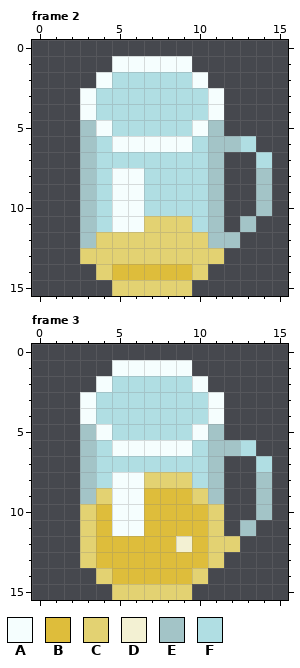
Pixel-art file, stored at art/beer-glass-lg.aseprite. Above is the file before it was changed.
16x16 pixels, 5 frames. Shown: frame 2, frame 3. The commit also changed other frames, which this record leaves out.
Palette (. is transparent): A #f5fefe  B #debd3b  C #e3d272  D #f3f1d3  E #a3c4c7  F #b0dee3
Pixels before, frame 2, first column x 3:
 1 ..AAAAA.....
 2 .AFFFFFA....
 3 AFFFFFFFA...
 4 AFFFFFFFA...
 5 EAFFFFFAE...
 6 EFAAAAAFEEF.
 7 EFFFFFFFE..F
 8 EFAAFFFFE..E
 9 EFAAFFFFE..E
10 EFAAFFFFE..E
11 EFAACCCFE.E.
12 ECCCCCCCEE..
13 CCCCCCCCC...
14 .CBBBBBC....
15 ..CCCCC.....
Pixels before, frame 3, first column x 3:
 1 ..AAAAA.....
 2 .AFFFFFA....
 3 AFFFFFFFA...
 4 AFFFFFFFA...
 5 EAFFFFFAE...
 6 EFAAAAAFEEF.
 7 EFFFFFFFE..F
 8 EFAACCCFE..E
 9 ECAABBBCE..E
10 CBAABBBBC..E
11 CBAABBBBC.E.
12 CBBBBBDBCC..
13 CBBBBBBBC...
14 .CBBBBBC....
15 ..CCCCC.....
And afterwards:
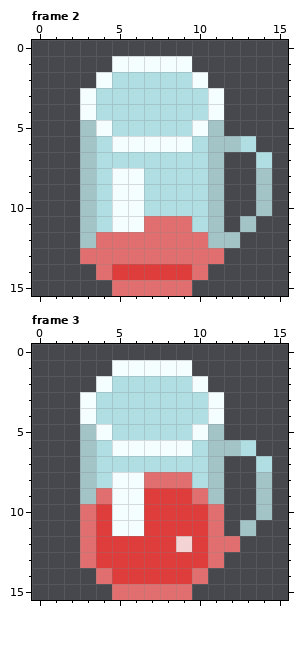
Commit message: Different colors for different beers
Change:
layer "water" added
layer "beer light" added
layer "beer dark" added
layer "beer red" added
layer "Layer 1" removed
colour B: #debd3b -> #de3d3b
colour C: #e3d272 -> #e26f6f
colour D: #f3f1d3 -> #f3d3d3
